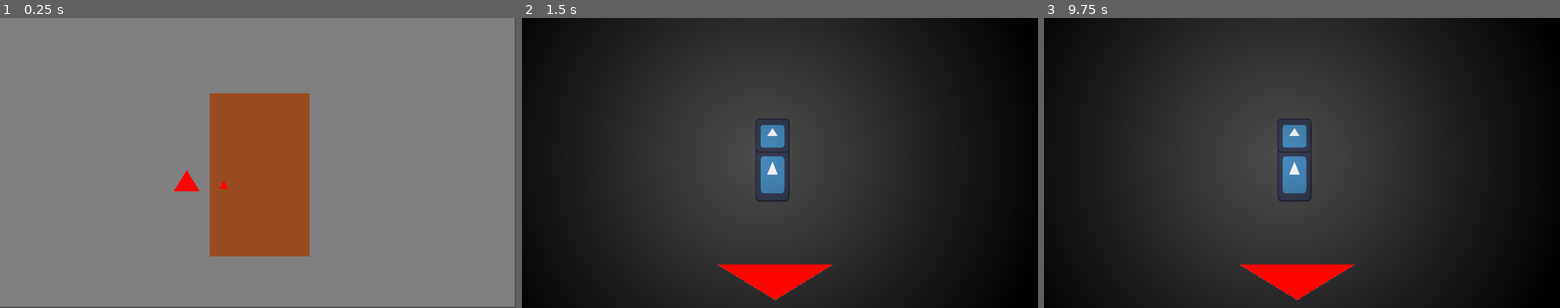
Above: before the commit, frames 1-3 (left to right).
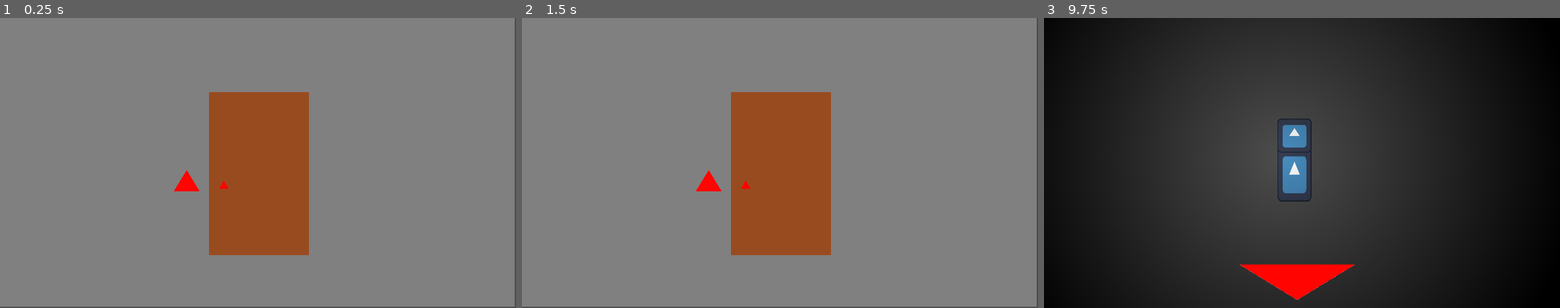
Above: after the commit, the same moments.

Repository: jaakop/TrickOrTrap
Game: Godot game, scene res://scenes/main_scene/main_scene.tscn
Same seed, same stepped clock (60 frames per second), same inputs: the game is played once before the commit and once after it. The engine's default icon, where the game draws it, is replaced by a stand-in: a white triangle on a blue panel in a dark square.
Inputs (mouse positions are in pixels of both pictures, inside the frame that each line leads up to):
- Up to frame 1 (0.25 s): no input
- Up to frame 2 (1.5 s): click (800, 209) at 0.52 s; click (780, 174) at 1.27 s
- Up to frame 3 (9.75 s): click (1265, 183) at 2.02 s; click (1302, 174) at 2.77 s; click (1265, 183) at 3.52 s; click (1302, 174) at 4.27 s; click (1265, 183) at 5.02 s; click (1296, 284) at 5.77 s; click (1265, 183) at 6.5 s; click (1322, 209) at 7.27 s; tap Enter at 8, 9.5 s; tap Space at 8.75 s

The runs differ from the first frame. In frame 1, 0.3% of the frame differs, in the area x 40-60%, y 25-83%; in frame 2, 100%, in the area x 0-100%, y 0-100%; in frame 3, nothing differs.

Commit message:
Block entering the character scene if character is not ready

Diff:
--- a/scenes/front_door/Door.gd
+++ /dev/null
@@ -1,7 +0,0 @@
-extends Node
-
-@export_file var characterScene:String
-
-func _on_window_button_pressed():
-	get_tree().change_scene_to_file(characterScene);
-	pass # Replace with function body.
--- a/scenes/front_door/front_door.tscn
+++ /dev/null
@@ -1,25 +0,0 @@
-[gd_scene load_steps=3 format=3 uid="uid://ddl35qp3vogry"]
-
-[ext_resource type="Script" path="res://scenes/front_door/Door.gd" id="2_3dra8"]
-[ext_resource type="Texture2D" uid="uid://b40pi3e0c8mch" path="res://Door.png" id="2_y4r8i"]
-
-[node name="FrontDoor" type="TextureRect"]
-anchors_preset = 15
-anchor_right = 1.0
-anchor_bottom = 1.0
-offset_right = -1408.0
-offset_bottom = -218.0
-grow_horizontal = 2
-grow_vertical = 2
-texture = ExtResource("2_y4r8i")
-script = ExtResource("2_3dra8")
-characterScene = "res://scenes/character/character_view.tscn"
-
-[node name="WindowButton" type="TextureButton" parent="."]
-layout_mode = 0
-offset_left = 1.0
-offset_top = 15.0
-offset_right = 512.0
-offset_bottom = 848.0
-
-[connection signal="pressed" from="WindowButton" to="." method="_on_window_button_pressed"]
--- a/scenes/main_scene/main_scene.gd
+++ b/scenes/main_scene/main_scene.gd
@@ -1,11 +1,20 @@
 extends Control
 
+@export var timeMin: float;
+@export var timeMax: float;
+
+@export_file var characherScene: String;
+
 @onready var global = $"/root/Global" as Globals
+@onready var timer = $"./Timer" as Timer;
+
+var characterReady: bool;
 
 func _ready():
     if(global.currentCharacter == null):
         global.currentCharacter = Character.new();
-        generateNewCharacter();
+        startCharacterTimer();
+
     pass;
 
 func _process(delta):
@@ -16,7 +25,7 @@
         print("Evil character yeeted!");
     else:
         print("Good guy yeeted :C");
-    generateNewCharacter();
+    startCharacterTimer();
     pass # Replace with function body.
 
 func _on_handle_pressed():
@@ -24,8 +33,15 @@
         print("Evil character let in :c");
     else:
         print("Good guy let in!");
-    generateNewCharacter();
+    startCharacterTimer();
     pass # Replace with function body.
+
+func startCharacterTimer():
+    characterReady = false;
+
+    timer.wait_time = randf_range(timeMin, timeMax);
+    timer.start();
+    pass;
 
 func generateNewCharacter():
     global.currentCharacter.generated = false;
@@ -33,3 +49,16 @@
     global.currentCharacter.faceTexture = "";
     global.currentCharacter.bodyTexture = "";
     pass;
+
+func _on_texture_button_pressed():
+    if(!characterReady):
+        return;
+    get_tree().change_scene_to_file(characherScene);
+    pass # Replace with function body.
+
+
+func _on_timer_timeout():
+    characterReady = true;
+    generateNewCharacter();
+    print("New character ready!")
+    pass # Replace with function body.
--- a/scenes/main_scene/main_scene.tscn
+++ b/scenes/main_scene/main_scene.tscn
@@ -1,8 +1,8 @@
 [gd_scene load_steps=5 format=3 uid="uid://dspfgwwtorllt"]
 
 [ext_resource type="Script" path="res://scenes/main_scene/main_scene.gd" id="1_7c8mb"]
-[ext_resource type="PackedScene" uid="uid://ddl35qp3vogry" path="res://scenes/front_door/front_door.tscn" id="1_fc0ac"]
 [ext_resource type="Texture2D" uid="uid://dgsmsn7nyn1j0" path="res://square.png" id="2_okn60"]
+[ext_resource type="Texture2D" uid="uid://b40pi3e0c8mch" path="res://Door.png" id="3_axe38"]
 [ext_resource type="Texture2D" uid="uid://eufldexus7oa" path="res://arrow.png" id="4_ym5qv"]
 
 [node name="MainScene" type="Control"]
@@ -13,6 +13,9 @@
 grow_horizontal = 2
 grow_vertical = 2
 script = ExtResource("1_7c8mb")
+timeMin = 1.0
+timeMax = 3.0
+characherScene = "res://scenes/character/character_view.tscn"
 
 [node name="Background2" type="TextureRect" parent="."]
 layout_mode = 0
@@ -21,17 +24,18 @@
 offset_bottom = 1075.0
 texture = ExtResource("2_okn60")
 
-[node name="FrontDoor" parent="." instance=ExtResource("1_fc0ac")]
+[node name="Door" type="TextureRect" parent="."]
 layout_mode = 0
-anchors_preset = 0
-anchor_right = 0.0
-anchor_bottom = 0.0
-offset_left = 781.0
-offset_top = 282.0
-offset_right = 1153.0
-offset_bottom = 888.0
-grow_horizontal = 1
-grow_vertical = 1
+offset_left = 778.0
+offset_top = 277.0
+offset_right = 1150.0
+offset_bottom = 883.0
+texture = ExtResource("3_axe38")
+
+[node name="TextureButton" type="TextureButton" parent="Door"]
+layout_mode = 0
+offset_right = 371.0
+offset_bottom = 607.0
 
 [node name="Handle" type="TextureButton" parent="."]
 layout_mode = 0
@@ -53,5 +57,9 @@
 ignore_texture_size = true
 stretch_mode = 0
 
+[node name="Timer" type="Timer" parent="."]
+
+[connection signal="pressed" from="Door/TextureButton" to="." method="_on_texture_button_pressed"]
 [connection signal="pressed" from="Handle" to="." method="_on_handle_pressed"]
 [connection signal="pressed" from="LightSwitch" to="." method="_on_light_switch_pressed"]
+[connection signal="timeout" from="Timer" to="." method="_on_timer_timeout"]
